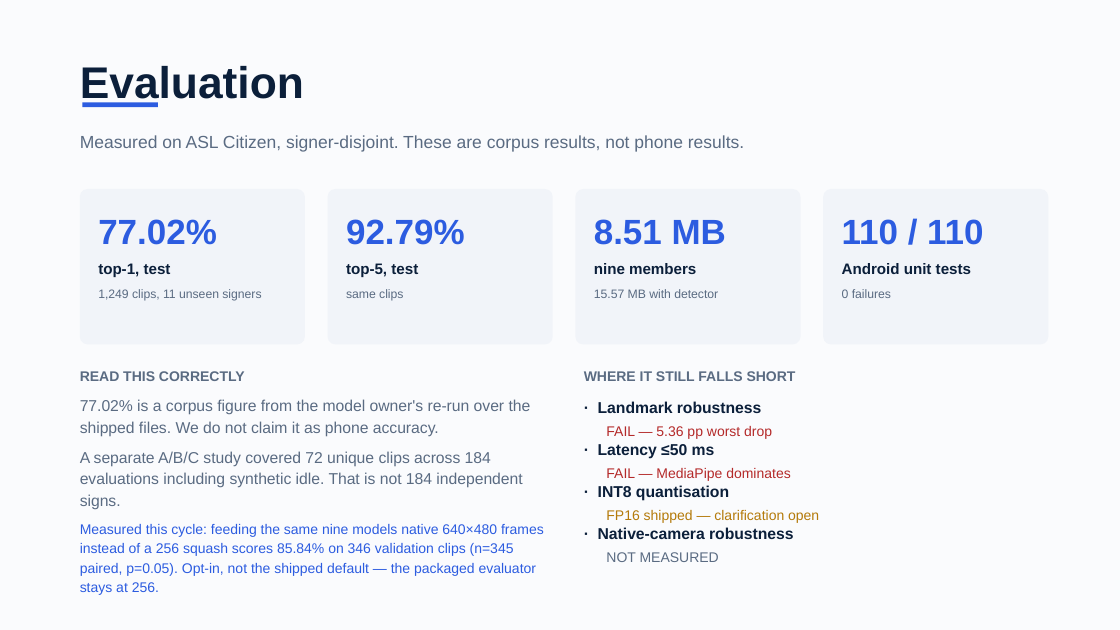
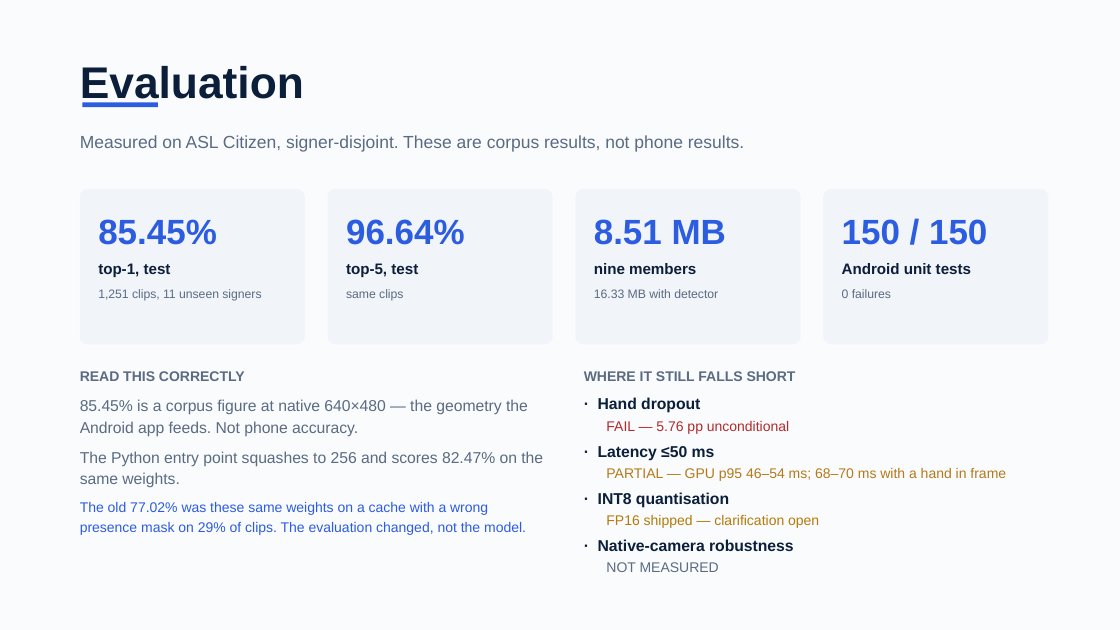
Before and after one commit to dev25bansal-ops/EchoGesture, a slide deck: slide 6 of submission/FINAL_DELIVERY/EchoGesture_Track02.pptx. Drawn at 1120x630 pixels with LibreOffice and Linux fonts; fonts in the diff are those of the drawing. Boxes give left, top, right and bottom in pixels: in the first picture for what was removed or moved away, otherwise in the second. Text is boxed around its words. In the diff, an @@ line names an element or a change of style, - is before the commit and + after.

```diff
--- a/submission/FINAL_DELIVERY/EchoGesture_Track02.pptx
+++ b/submission/FINAL_DELIVERY/EchoGesture_Track02.pptx
@@ text at <box>98,219,217,245</box>: text changed @@
-77.02%
+85.45%
@@ text at <box>346,219,465,245</box>: text changed @@
-92.79%
+96.64%
@@ text at <box>842,219,987,245</box>: text changed @@
-110 / 110
+150 / 150
@@ text at <box>98,289,261,301</box>: text changed @@
-1,249 clips, 11 unseen signers
+1,251 clips, 11 unseen signers
@@ text at <box>594,289,718,298</box>: text changed @@
-15.57 MB with detector
+16.33 MB with detector
@@ text at <box>80,399,543,535</box>: text changed @@
-77.02% is a corpus figure from the model owner's re-run over the shipped files. We do not claim it as phone accuracy.
-A separate A/B/C study covered 72 unique clips across 184 evaluations including synthetic idle. That is not 184 independent signs.
-Measured this cycle: feeding the same nine models native 640×480 frames instead of a 256 squash scores 85.84% on 346 validation clips (n=345 paired, p=0.05). Opt-in, not the shipped default — the packaged evaluator stays at 256.
+85.45% is a corpus figure at native 640×480 — the geometry the Android app feeds. Not phone accuracy.
+The Python entry point squashes to 256 and scores 82.47% on the same weights.
+The old 77.02% was these same weights on a cache with a wrong presence mask on 29% of clips. The evaluation changed, not the model.
@@ text at <box>598,397,700,413</box>: text changed @@
-· Landmark robustness
+· Hand dropout
@@ text at <box>606,421,789,434</box>: text changed @@
-FAIL — 5.36 pp worst drop
+FAIL — 5.76 pp unconditional
@@ text at <box>606,468,1006,481</box>: text changed; text colour #B42A2A to #B47A1A @@
-FAIL — MediaPipe dominates
+PARTIAL — GPU p95 46–54 ms; 68–70 ms with a hand in frame
@@ text "· INT8 quantisation": place and size @@
-text "· INT8 quantisation" at <box>598,485,729,501</box>
+text "· INT8 quantisation" at <box>598,492,729,508</box>
@@ text "FP16 shipped — clarification open": place and size @@
-text "FP16 shipped — clarification open" at <box>606,510,819,523</box>
+text "FP16 shipped — clarification open" at <box>606,515,819,528</box>
@@ text "· Native-camera robustness": place and size @@
-text "· Native-camera robustness" at <box>598,527,794,539</box>
+text "· Native-camera robustness" at <box>598,539,794,551</box>
@@ text "NOT MEASURED": place and size @@
-text "NOT MEASURED" at <box>606,552,719,562</box>
+text "NOT MEASURED" at <box>606,562,719,572</box>
```
Also in this commit, not shown: 2 other slides changed, 17 other files.
